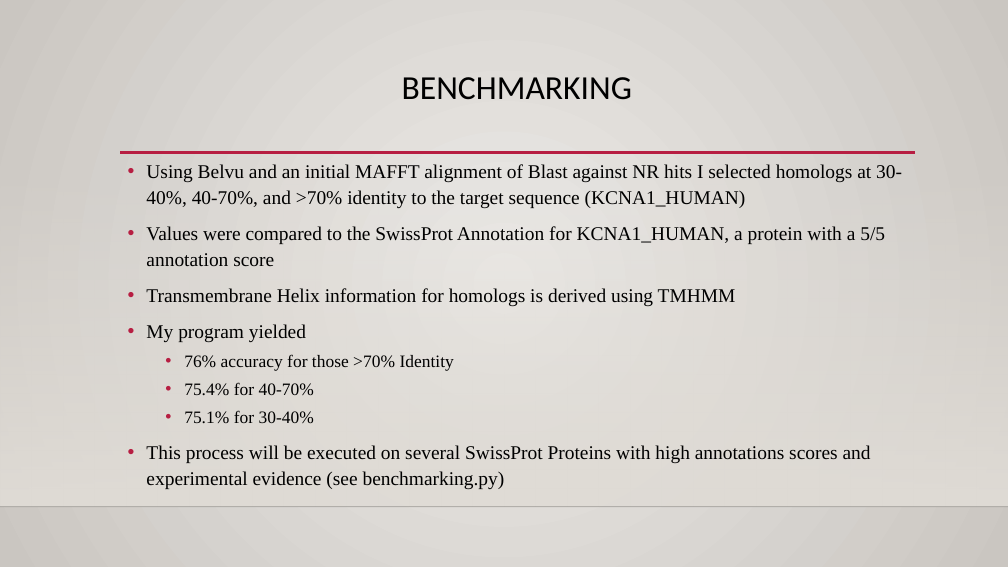
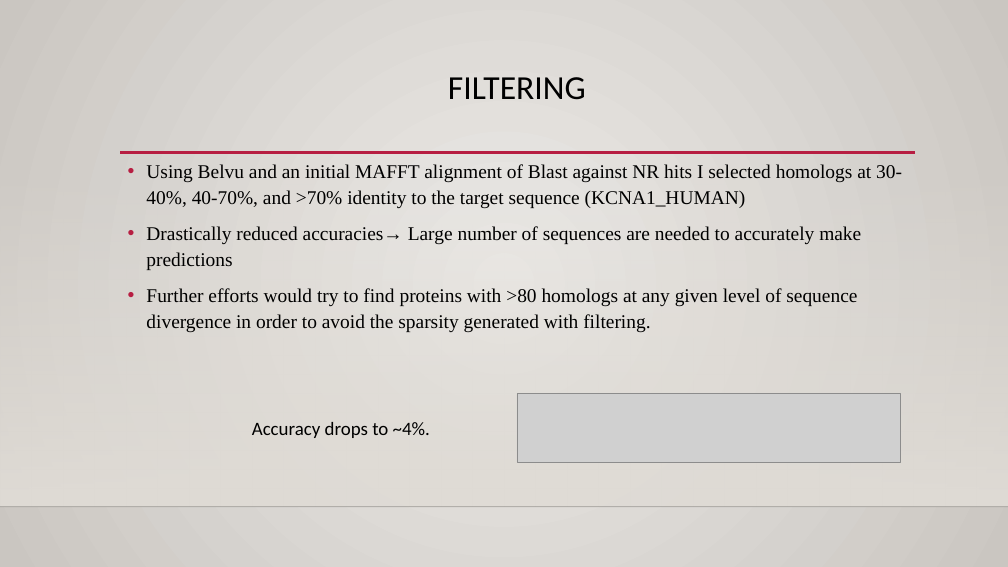
Before and after one commit to Sharabesh/Phylogenomics, a slide deck: slide 14 of Presentation/PresentationImage.pptx (slide 9 before the commit). Drawn at 1008x567 pixels with LibreOffice and Linux fonts; fonts in the diff are those of the drawing; grey boxes stand for pictures; background and template pictures are left out. Boxes give left, top, right and bottom in pixels: in the first picture for what was removed or moved away, otherwise in the second. Text is boxed around its words. In the diff, an @@ line names an element or a change of style, - is before the commit and + after.

```diff
--- a/Presentation/PresentationImage.pptx
+++ b/Presentation/PresentationImage.pptx
@@ title at bbox=[448, 77, 586, 100]: text changed @@
-BENCHMARKING
+FILTERING
@@ text at bbox=[146, 226, 861, 332]: text changed @@
-• Values were compared to the SwissProt Annotation for KCNA1_HUMAN, a protein with a 5/5 annotation score
-• Transmembrane Helix information for homologs is derived using TMHMM
-• My program yielded
-  • 76% accuracy for those >70% Identity
-  • 75.4% for 40-70%
-  • 75.1% for 30-40%
-• This process will be executed on several SwissProt Proteins with high annotations scores and experimental evidence (see benchmarking.py)
+• Drastically reduced accuracies→ Large number of sequences are needed to accurately make predictions
+• Further efforts would try to find proteins with >80 homologs at any given level of sequence divergence in order to avoid the sparsity generated with filtering.
@@ picture added at bbox=[517, 394, 901, 462] @@
@@ text added at bbox=[252, 422, 430, 438], 18 pt, text #000000 @@
+Accuracy drops to ~4%.
```
Also in this commit, not shown: 8 other slides changed, 7 slides added, 45 other files.
